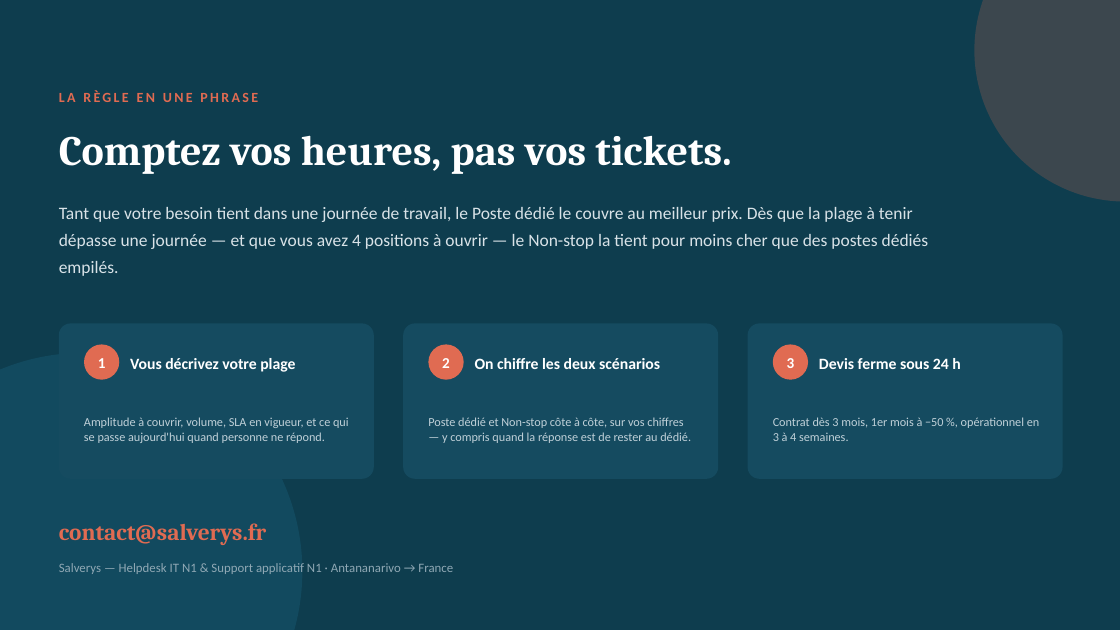
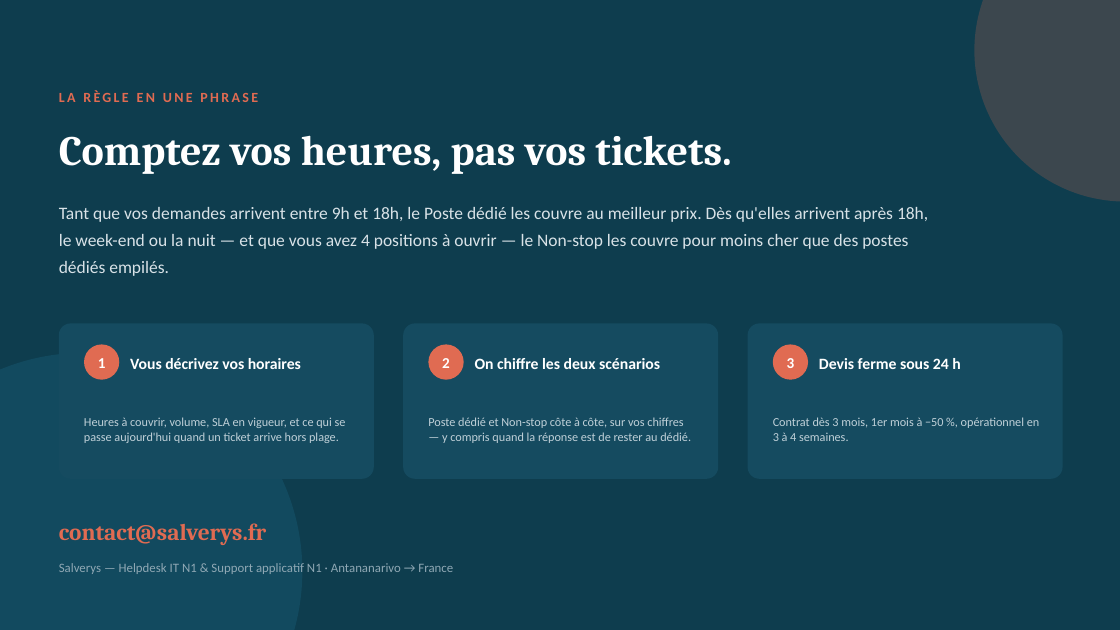
Before and after one commit to valerienvalerien/Salve2, a slide deck: slide 8 of 04-Closing/PLAQUETTE-DEDIE-VS-NONSTOP.pptx. Drawn at 1120x630 pixels with LibreOffice and Linux fonts; fonts in the diff are those of the drawing. Boxes give left, top, right and bottom in pixels: in the first picture for what was removed or moved away, otherwise in the second. Text is boxed around its words. In the diff, an @@ line names an element or a change of style, - is before the commit and + after.

```diff
--- a/04-Closing/PLAQUETTE-DEDIE-VS-NONSTOP.pptx
+++ b/04-Closing/PLAQUETTE-DEDIE-VS-NONSTOP.pptx
@@ text at (59,207,928,276): text changed @@
-Tant que votre besoin tient dans une journée de travail, le Poste dédié le couvre au meilleur prix. Dès que la plage à tenir dépasse une journée — et que vous avez 4 positions à ouvrir — le Non-stop la tient pour moins cher que des postes dédiés empilés.
+Tant que vos demandes arrivent entre 9h et 18h, le Poste dédié les couvre au meilleur prix. Dès qu'elles arrivent après 18h, le week-end ou la nuit — et que vous avez 4 positions à ouvrir — le Non-stop les couvre pour moins cher que des postes dédiés empilés.
@@ text at (130,358,301,369): text changed @@
-Vous décrivez votre plage
+Vous décrivez vos horaires
@@ text at (84,417,346,443): text changed @@
-Amplitude à couvrir, volume, SLA en vigueur, et ce qui se passe aujourd'hui quand personne ne répond.
+Heures à couvrir, volume, SLA en vigueur, et ce qui se passe aujourd'hui quand un ticket arrive hors plage.
```
Also in this commit, not shown: 5 other slides changed, 5 other files.
